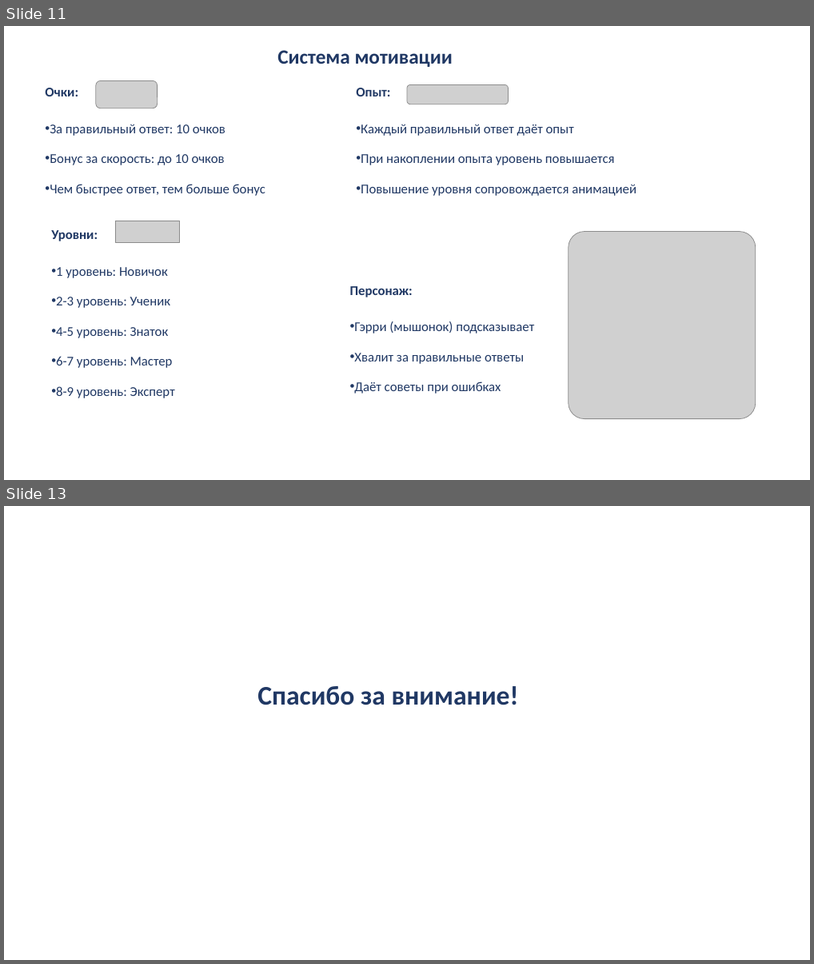
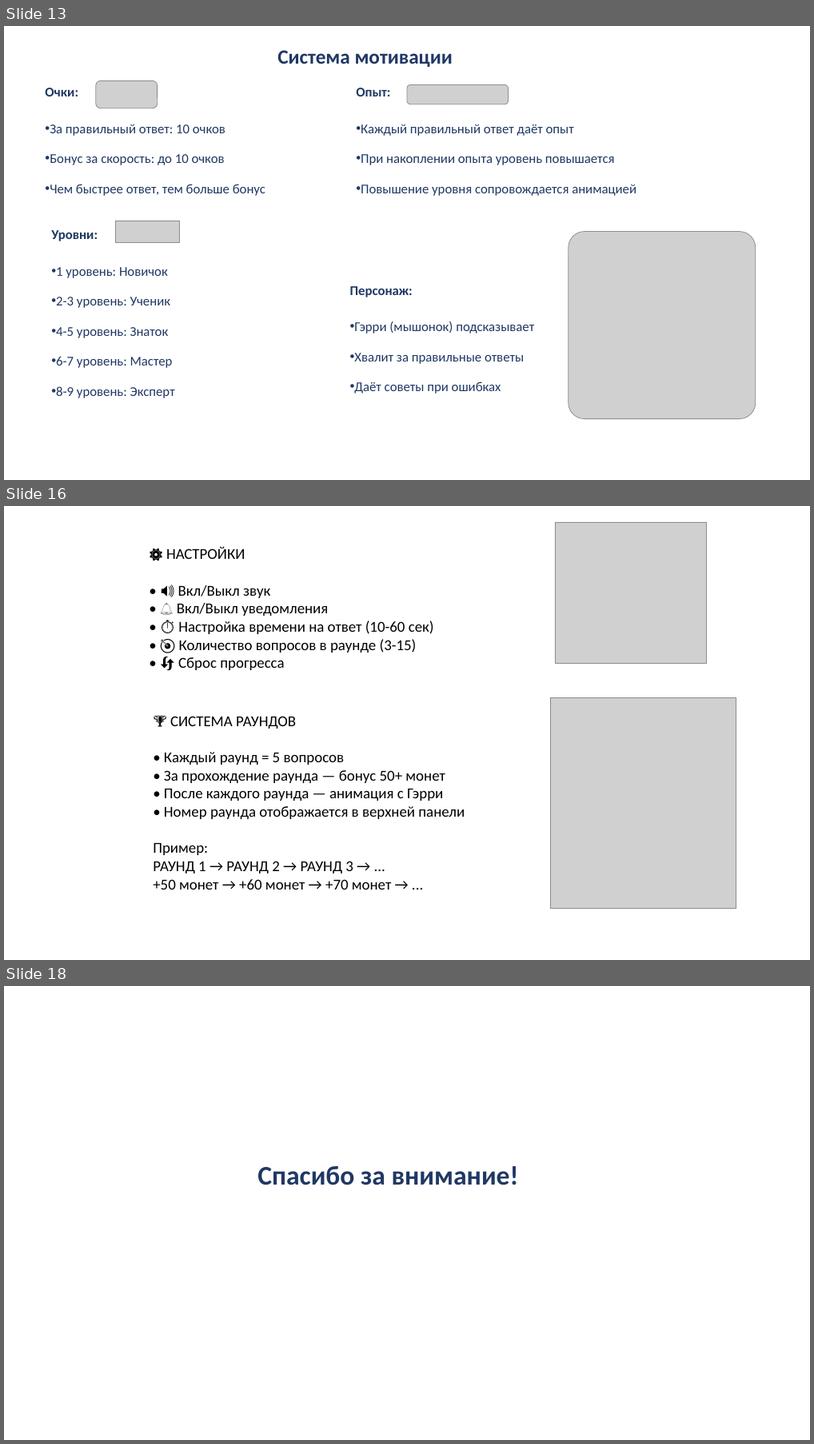
Before and after one commit to Luna66648/English-Adventure, a slide deck: 🎓 ENGLISH ADVENTURE.pptx. Shown one above the other, each under a label of ours: slides 11 and 13 before the commit, slides 13, 16 and 18 after it; the slides between them are not shown. The pictures are 814x964 and 814x1444 pixels, drawn with LibreOffice and Linux fonts; fonts in the diff are those of the drawing; grey boxes stand for pictures; background and template pictures are left out. Boxes give left, top, right and bottom in pixels: in the first picture for what was removed or moved away, otherwise in the second. Text is boxed around its words. In the diff, an @@ line names an element or a change of style, - is before the commit and + after.

```diff
--- a/🎓 ENGLISH ADVENTURE.pptx
+++ b/🎓 ENGLISH ADVENTURE.pptx
@@ slide 16 added at <box>4,506,810,960</box>, background picture (left out) @@
@@ picture added at <box>555,522,706,663</box> @@
@@ text added at <box>166,547,434,670</box>, 18 pt, text #000000 @@
+⚙️ НАСТРОЙКИ
+• 🔊 Вкл/Выкл звук
+• 🔔 Вкл/Выкл уведомления
+• ⏱️ Настройка времени на ответ (10-60 сек)
+• 🎯 Количество вопросов в раунде (3-15)
+• 🔄 Сброс прогресса
@@ text added at <box>153,716,465,889</box>, 18 pt, text #000000 @@
+🏆 СИСТЕМА РАУНДОВ
+• Каждый раунд = 5 вопросов
+• За прохождение раунда — бонус 50+ монет
+• После каждого раунда — анимация с Гэрри
+• Номер раунда отображается в верхней панели
+Пример:
+РАУНД 1 → РАУНД 2 → РАУНД 3 → ...
++50 монет → +60 монет → +70 монет → ...
@@ picture added at <box>550,698,737,908</box> @@
@@ what was slide 11 is now slide 13 @@
@@ what was slide 13 is now slide 18 @@
```
Also in this commit, not shown: 4 slides changed, 4 other slides added, 2 other files.
